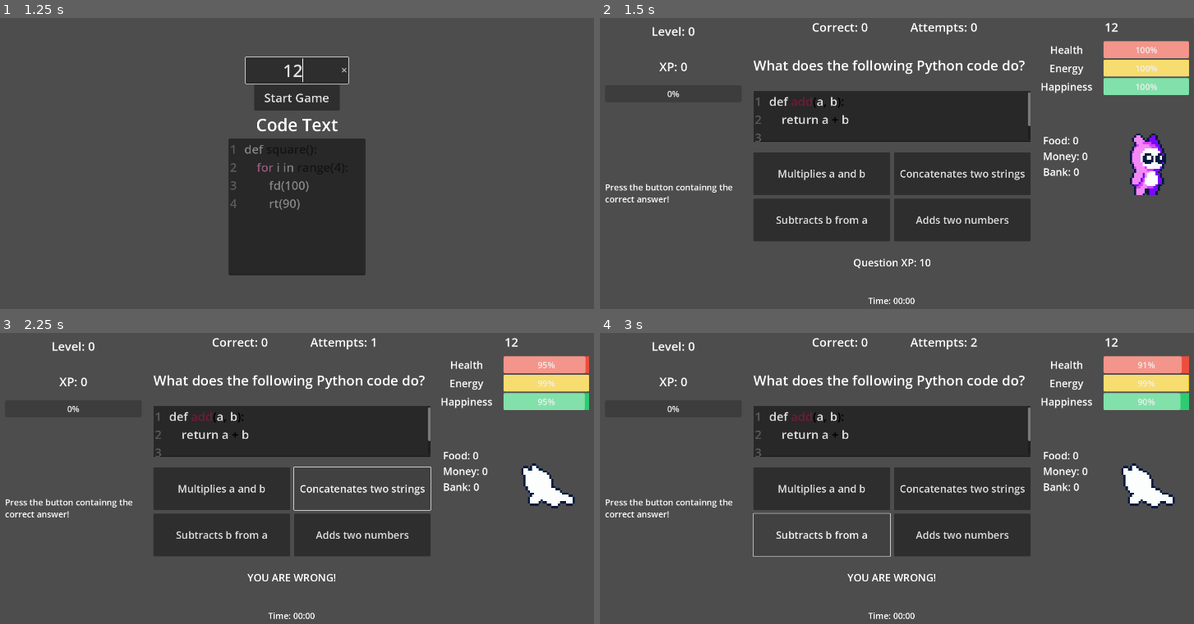
Above: before the commit, frames 1-4 (two rows, left to right).
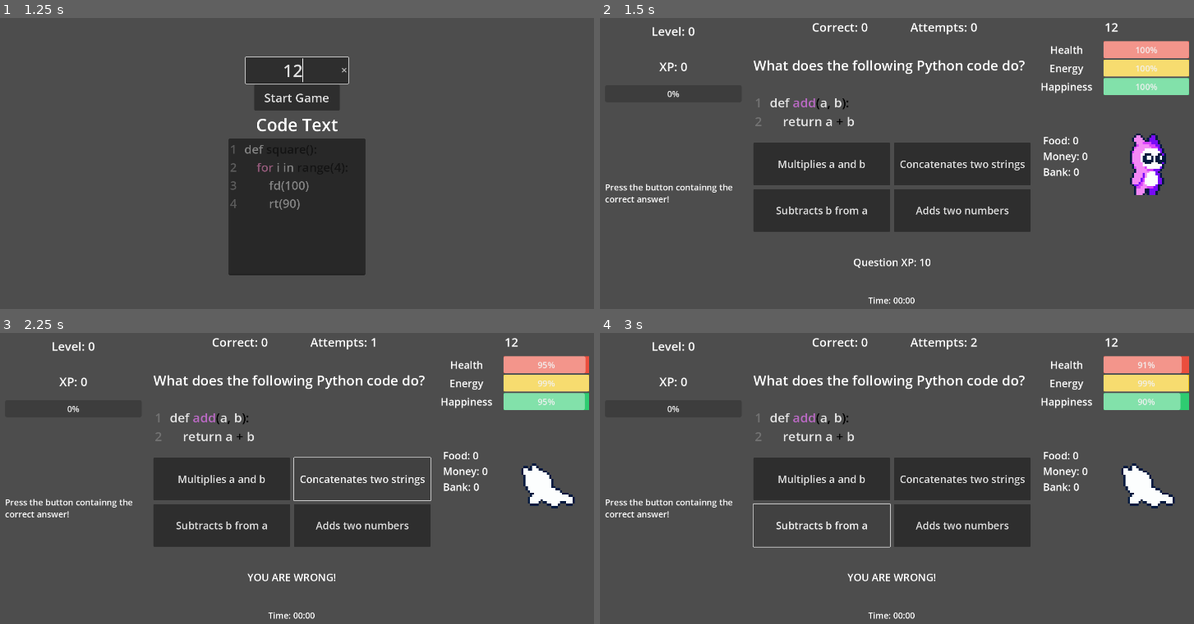
Above: after the commit, the same moments.

Repository: jweimerjr46/update-stats
Game: Godot game, scene res://main_menu.tscn
Same seed, same stepped clock (60 frames per second), same inputs: the game is played once before the commit and once after it.
Inputs (mouse positions are in pixels of both pictures, inside the frame that each line leads up to):
- Up to frame 1 (1.25 s): click (297, 70) at 0.52 s; type "12" at 0.6 s
- Up to frame 2 (1.5 s): click "Start Game" at 1.25 s
- Up to frame 3 (2.25 s): click "Concatenates two strings" at 2 s
- Up to frame 4 (3 s): click "Subtracts b from a" at 2.75 s

Frame 1 is identical in both runs. In frame 2, 14% of the frame differs, in the area x 25-73%, y 25-99%; in frame 3, 13%; in frame 4, 13%.

Commit message:
syntax highlighting a little better, need to figure out good colors

Diff:
--- a/questions.json
+++ b/questions.json
@@ -1,7 +1,7 @@
 [
 	{
-		"question": "What does the following Python code do?\n",
-		"code": "def add(a, b):\n    return a + b\n",
+		"question": "What does the following Python code do?",
+		"code": "def add(a, b):\n    return a + b",
 		"options": [
 			"Adds two numbers",
 			"Concatenates two strings",
@@ -12,8 +12,8 @@
 		"xp": "10"
 	},
 	{
-		"question": "What will be the output of the following code?\n",
-		"code": "print(\"Hello, World!\")\n",
+		"question": "What will be the output of the following code?",
+		"code": "print(\"Hello, World!\")",
 		"options": [
 			"Hello, World!",
 			"Hello World",
@@ -24,8 +24,8 @@
 		"xp": "10"
 	},
 	{
-		"question": "What does the following Python code do?\n",
-		"code": "def subtract(a, b):\n    return a - b\n",
+		"question": "What does the following Python code do?",
+		"code": "def subtract(a, b):\n    return a - b",
 		"options": [
 			"Adds two numbers",
 			"Concatenates two strings",
@@ -36,8 +36,8 @@
 		"xp": "10"
 	},
 	{
-		"question": "What will be the output of the following code?\n",
-		"code": "print(\"Goodbye, World!\")\n",
+		"question": "What will be the output of the following code?",
+		"code": "print(\"Goodbye, World!\")",
 		"options": [
 			"Goodbye, World!",
 			"Goodbye World",
@@ -48,8 +48,8 @@
 		"xp": "10"
 	},
 	{
-		"question": "What does the following Python code do?\n",
-		"code": "def multiply(a, b):\n    return a * b\n",
+		"question": "What does the following Python code do?",
+		"code": "def multiply(a, b):\n    return a * b",
 		"options": [
 			"Adds two numbers",
 			"Concatenates two strings",
--- a/quiz_screen.tscn
+++ b/quiz_screen.tscn
@@ -8,7 +8,8 @@
 [ext_resource type="AudioStream" uid="uid://6lsqx7vwi1ax" path="res://assets/up.wav" id="5_nw8xe"]
 
 [sub_resource type="CodeHighlighter" id="CodeHighlighter_e8wcv"]
-function_color = Color(0.443137, 0.105882, 0.211765, 1)
+number_color = Color(0, 0.639216, 0, 1)
+function_color = Color(0.733333, 0.415686, 0.772549, 1)
 
 [sub_resource type="StyleBoxFlat" id="StyleBoxFlat_akapy"]
 bg_color = Color(0.92, 0.30728, 0.2392, 1)
@@ -269,6 +270,7 @@
 visible = false
 custom_minimum_size = Vector2(0, 150)
 layout_mode = 2
+size_flags_vertical = 0
 theme_override_fonts/mono_font = ExtResource("3_urk0w")
 theme_override_font_sizes/normal_font_size = 37
 theme_override_font_sizes/mono_font_size = 37
@@ -286,10 +288,12 @@
 theme_override_constants/margin_bottom = 30
 
 [node name="CodeLabel" type="CodeEdit" parent="HBoxContainer/MarginContainer/VBoxContainer/MarginContainer"]
-custom_minimum_size = Vector2(0, 150)
-layout_mode = 2
+custom_minimum_size = Vector2(0, 100)
+layout_mode = 2
+theme_override_colors/background_color = Color(0.301961, 0.301961, 0.301961, 1)
+theme_override_colors/font_color = Color(0.901961, 0.901961, 0.901961, 1)
 theme_override_colors/font_readonly_color = Color(0.921569, 0.921569, 0.921569, 1)
-theme_override_font_sizes/font_size = 35
+theme_override_font_sizes/font_size = 37
 text = "for i in range(5):
 	print(i)"
 editable = false
